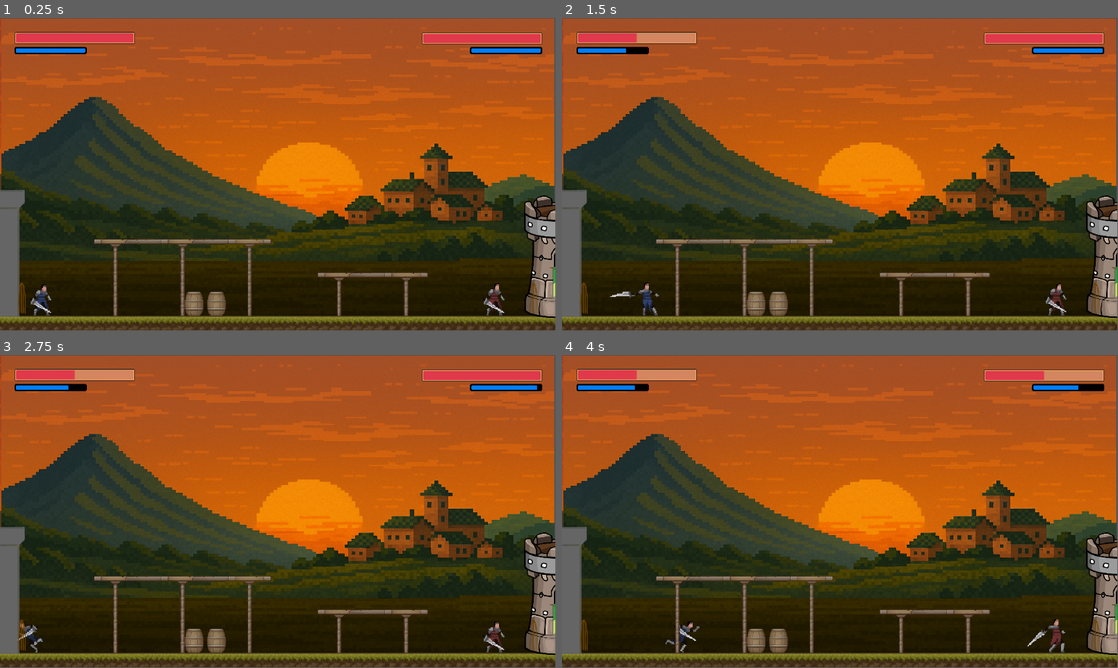
Above: before the commit, frames 1-4 (two rows, left to right).
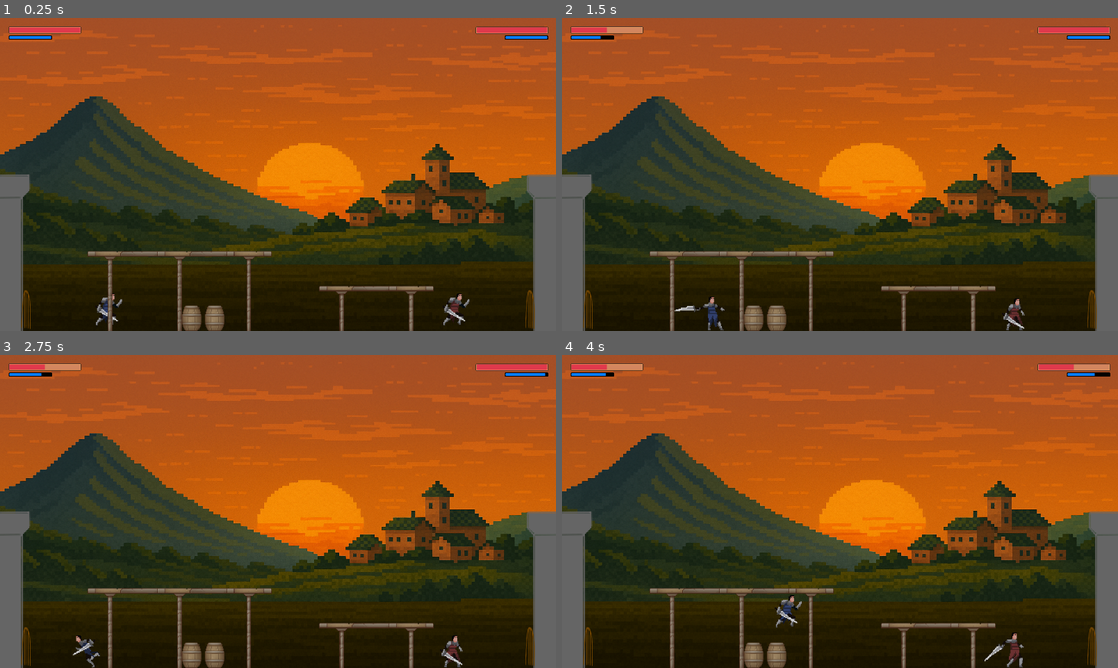
Above: after the commit, the same moments.

Repository: StandOffGameDevelopment/Standoff
Game: Godot game, scene res://Scenes/Elements/game.tscn
Two runs of this game, one before a commit and one after it. Both use one fixed random seed, a clock stepped at 60 frames per second and the inputs below.
Inputs:
- Up to frame 1 (0.25 s): no input
- Up to frame 2 (1.5 s): hold X (P1_AttackFront) 0.53-1.28 s; hold D (P1_MoveRight) from 0.53 s (still down); tap W (P1_Jump) at 0.77 s; tap V (P1_AttackHeavy) at 1.35 s
- Up to frame 3 (2.75 s): tap W (P1_Jump) at 1.52 s; release D (P1_MoveRight) at 2.03 s; hold A (P1_MoveLeft) from 2.03 s (still down); hold , (P2_AttackBack) from 2.03 s (still down)
- Up to frame 4 (4 s): release A (P1_MoveLeft) at 2.78 s; release , (P2_AttackBack) at 2.78 s; hold D (P1_MoveRight) from 2.78 s (still down); tap M (P2_AttackFront) at 2.85 s; tap W (P1_Jump) at 3.02, 3.77 s; hold . (P2_AttackHeavy) from 3.53 s (still down)
In our replay, the window is 799x449 before the commit and 800x450 after it. These sizes can differ from the game's own. Grey fills any space a smaller window leaves; there, only what the larger window draws over its background counts as a difference.

The runs differ from the first frame. In frame 1, 19% of the frame differs, in the area x 0-100%, y 0-100%; in frame 2, 19%; in frame 3, 19%; in frame 4, 19%.

Commit message:
Transitions work well and game was rescaled

Diff:
--- a/Scenes/Elements/Player1.tscn
+++ b/Scenes/Elements/Player1.tscn
@@ -265,6 +265,7 @@
 size = Vector2(23, 46)
 
 [node name="Player1" type="CharacterBody2D"]
+scale = Vector2(2.5, 2.5)
 collision_layer = 2
 collision_mask = 3
 script = ExtResource("1_n5fpy")
@@ -272,9 +273,8 @@
 [node name="AnimatedSprite2D" type="AnimatedSprite2D" parent="." groups=["player"]]
 scale = Vector2(1.2, 1.2)
 sprite_frames = SubResource("SpriteFrames_hgfcu")
-animation = &"HeavySlash"
+animation = &"Idle"
 autoplay = "Idle"
-frame = 3
 
 [node name="Collision" type="CollisionShape2D" parent="."]
 position = Vector2(1.5, 0)
--- a/Scenes/Elements/Player2.tscn
+++ b/Scenes/Elements/Player2.tscn
@@ -334,6 +334,7 @@
 size = Vector2(19.166666, 38.333332)
 
 [node name="Player2" type="CharacterBody2D"]
+scale = Vector2(2.5, 2.5)
 collision_layer = 2
 collision_mask = 3
 script = ExtResource("1_dn4j3")
@@ -341,9 +342,8 @@
 [node name="P2AnimatedSprite2D" type="AnimatedSprite2D" parent="." groups=["player"]]
 scale = Vector2(1.2, 1.2)
 sprite_frames = SubResource("SpriteFrames_oixfn")
-animation = &"HeavySlash"
+animation = &"Idle"
 autoplay = "Idle"
-frame = 3
 
 [node name="Collision" type="CollisionShape2D" parent="."]
 visible = false
--- a/Scenes/Elements/Tower.tscn
+++ b/Scenes/Elements/Tower.tscn
@@ -2,12 +2,13 @@
 
 [ext_resource type="Script" uid="uid://cxfq2w60q23d7" path="res://Scripts/tower.gd" id="1_cvrfc"]
 [ext_resource type="Texture2D" uid="uid://cxowt12e0f4ri" path="res://Assets/Buildings/tower.png" id="1_ry8d0"]
-[ext_resource type="PackedScene" uid="uid://d0gbmixtmroop" path="res://Scenes/Elements/Gate.tscn" id="2_4yjk7"]
+[ext_resource type="PackedScene" uid="uid://d0gbmixtmroop" path="res://Scenes/Elements/gate.tscn" id="2_4yjk7"]
 
 [sub_resource type="RectangleShape2D" id="RectangleShape2D_jwwul"]
-size = Vector2(10, 300)
+size = Vector2(10, 60)
 
 [node name="Tower" type="Node2D"]
+scale = Vector2(3, 3)
 script = ExtResource("1_cvrfc")
 
 [node name="Sprite2D" type="Sprite2D" parent="."]
@@ -28,10 +29,38 @@
 [node name="GateRight" parent="." instance=ExtResource("2_4yjk7")]
 position = Vector2(30, 72)
 
-[node name="TransitionDetector" type="Area2D" parent="."]
+[node name="Detector1" type="Area2D" parent="."]
+monitoring = false
 
-[node name="Shape" type="CollisionShape2D" parent="TransitionDetector"]
-position = Vector2(0, -80)
+[node name="Shape" type="CollisionShape2D" parent="Detector1"]
+position = Vector2(-70, 65)
 shape = SubResource("RectangleShape2D_jwwul")
 
-[connection signal="body_entered" from="TransitionDetector" to="." method="_on_body_entered"]
+[node name="Detector2" type="Area2D" parent="."]
+monitoring = false
+
+[node name="Shape" type="CollisionShape2D" parent="Detector2"]
+z_index = 3
+position = Vector2(-10, 65)
+shape = SubResource("RectangleShape2D_jwwul")
+
+[node name="Detector3" type="Area2D" parent="."]
+monitoring = false
+
+[node name="Shape" type="CollisionShape2D" parent="Detector3"]
+z_index = 3
+position = Vector2(10, 65)
+shape = SubResource("RectangleShape2D_jwwul")
+
+[node name="Detector4" type="Area2D" parent="."]
+monitoring = false
+
+[node name="Shape" type="CollisionShape2D" parent="Detector4"]
+z_index = 3
+position = Vector2(70, 65)
+shape = SubResource("RectangleShape2D_jwwul")
+
+[connection signal="body_entered" from="Detector1" to="." method="_on_detector1_entered"]
+[connection signal="body_entered" from="Detector2" to="." method="_on_detector2_entered"]
+[connection signal="body_entered" from="Detector3" to="." method="_on_detector3_entered"]
+[connection signal="body_entered" from="Detector4" to="." method="_on_detector4_entered"]
--- /dev/null
+++ b/Scenes/Elements/game.gd
@@ -0,0 +1,34 @@
+extends Node2D
+@onready var player1 = $Player1
+@onready var player2 = $Player2
+var closest_tower: Node2D = null
+
+func _ready():
+	pass
+
+func _on_player_2_died() -> void:
+	find_designated_tower_P1(player1)
+	closest_tower._on_passage_left_right()
+
+
+func find_designated_tower_P1(body) -> Node2D:
+	var player1_x = body.global_position.x
+	var smallest_distance = INF  # start with infinity
+
+	# Get all towers in a group called "Towers"
+	for tower in get_tree().get_nodes_in_group("Tower"):
+		if not (tower is Node2D):
+			continue
+
+		var tower_x = tower.global_position.x
+
+		# Only consider towers to the right of Player1
+		if tower_x > player1_x:
+			var distance = tower_x - player1_x
+
+			# If it's closer than what we had before, update
+			if distance < smallest_distance:
+				smallest_distance = distance
+				closest_tower = tower
+
+	return closest_tower
--- a/Scenes/Elements/game.tscn
+++ b/Scenes/Elements/game.tscn
@@ -1,5 +1,6 @@
-[gd_scene load_steps=29 format=4 uid="uid://8qawkdq3u8c0"]
-
+[gd_scene load_steps=28 format=4 uid="uid://8qawkdq3u8c0"]
+
+[ext_resource type="Script" uid="uid://ciloatweifo4t" path="res://Scenes/Elements/game.gd" id="1_tpg7m"]
 [ext_resource type="PackedScene" uid="uid://cub3lwbt8kllt" path="res://Scenes/Elements/Player2.tscn" id="2_opd45"]
 [ext_resource type="PackedScene" uid="uid://bgkbc1eu3v66" path="res://Scenes/Elements/Player1.tscn" id="3_djjig"]
 [ext_resource type="Script" uid="uid://ccmisscxyofpe" path="res://Scripts/camera_2d.gd" id="3_eoh32"]
@@ -18,18 +19,14 @@
 [ext_resource type="Script" uid="uid://5v3frsdimtp1" path="res://GUI/player_2_health_bar.gd" id="12_vnd3f"]
 [ext_resource type="Script" uid="uid://dvdwxctm4ugdy" path="res://GUI/player_2_stamina_bar.gd" id="13_aiya3"]
 [ext_resource type="PackedScene" uid="uid://ciah68p2yvkb2" path="res://Scenes/Elements/Tower.tscn" id="14_k5j0i"]
-[ext_resource type="Texture2D" uid="uid://tlu8fa6a1y1y" path="res://Assets/Buildings/Towers and Castles/1/Asset 24.png" id="19_tpg7m"]
 [ext_resource type="Texture2D" uid="uid://cut7o1ri7bn1a" path="res://Assets/Buildings/TX Village Props.png" id="20_5h5jd"]
 [ext_resource type="Texture2D" uid="uid://bs71ebrtfxhgy" path="res://Assets/Buildings/TX Tileset Ground.png" id="21_tpg7m"]
 
 [sub_resource type="RectangleShape2D" id="RectangleShape2D_wowpa"]
-size = Vector2(20, 472)
+size = Vector2(100, 1080)
 
 [sub_resource type="RectangleShape2D" id="RectangleShape2D_i6g32"]
-size = Vector2(23, 472)
-
-[sub_resource type="RectangleShape2D" id="RectangleShape2D_1phco"]
-size = Vector2(4000, 20)
+size = Vector2(100, 1080)
 
 [sub_resource type="TileSetAtlasSource" id="TileSetAtlasSource_qrmrd"]
 texture = ExtResource("21_tpg7m")
@@ -697,72 +694,68 @@
 sources/0 = SubResource("TileSetAtlasSource_tpg7m")
 
 [node name="Game" type="Node2D"]
+script = ExtResource("1_tpg7m")
 
 [node name="Player2" parent="." groups=["player"] instance=ExtResource("2_opd45")]
-position = Vector2(309, -24)
+position = Vector2(600, -100)
 collision_layer = 3
 
 [node name="Player1" parent="." groups=["player"] instance=ExtResource("3_djjig")]
-position = Vector2(-339, -25)
+position = Vector2(-600, -100)
 collision_layer = 3
 
 [node name="Camera2D" type="Camera2D" parent="."]
-position = Vector2(0, -203)
-zoom = Vector2(1.45, 1.45)
+position = Vector2(0, -540)
 script = ExtResource("3_eoh32")
 
 [node name="Backgrounds" type="Node2D" parent="."]
 
 [node name="Sprite2D" type="Sprite2D" parent="Backgrounds"]
 z_index = -4096
-position = Vector2(-1, -204.1922)
-scale = Vector2(0.516784, 0.43321833)
+position = Vector2(0, -540)
+scale = Vector2(1.25, 1.071)
 texture = ExtResource("4_5h5jd")
 
 [node name="Sprite2D2" type="Sprite2D" parent="Backgrounds"]
 z_index = -4096
-position = Vector2(794, -203.1922)
-scale = Vector2(0.516784, 0.43321836)
+position = Vector2(1920, -540)
+scale = Vector2(1.25, 1.047)
 texture = ExtResource("5_tpg7m")
 
 [node name="Sprite2D3" type="Sprite2D" parent="Backgrounds"]
 z_index = -4096
-position = Vector2(-792, -204.69218)
-scale = Vector2(0.516784, 0.43419495)
+position = Vector2(-1920, -540)
+scale = Vector2(1.25, 1.049)
 texture = ExtResource("6_qrmrd")
 
 [node name="Sprite2D4" type="Sprite2D" parent="Backgrounds"]
 z_index = -4096
-position = Vector2(-1584, -204.1922)
-scale = Vector2(0.516784, 0.43712455)
+position = Vector2(-3840, -540)
+scale = Vector2(1.25, 1.057)
 texture = ExtResource("7_ya50b")
 
 [node name="Sprite2D5" type="Sprite2D" parent="Backgrounds"]
 z_index = -4096
-position = Vector2(1588, -201.69217)
-scale = Vector2(0.516784, 0.4322418)
+position = Vector2(3840, -540)
+scale = Vector2(1.25, 1.044)
 texture = ExtResource("8_ys3wi")
 
 [node name="AudioStreamPlayer" type="AudioStreamPlayer" parent="."]
 stream = ExtResource("5_w5dpc")
-volume_db = -10.0
+volume_db = -20.0
 autoplay = true
 parameters/looping = true
 
-[node name="StaticBody2D" type="StaticBody2D" parent="."]
+[node name="Borders" type="StaticBody2D" parent="."]
 collision_mask = 2
 
-[node name="Left Wall" type="CollisionShape2D" parent="StaticBody2D"]
-position = Vector2(-1981, -151)
+[node name="Left Border" type="CollisionShape2D" parent="Borders"]
+position = Vector2(-4800, -540)
 shape = SubResource("RectangleShape2D_wowpa")
 
-[node name="Right Wall" type="CollisionShape2D" parent="StaticBody2D"]
-position = Vector2(1984, -137)
+[node name="Right Border" type="CollisionShape2D" parent="Borders"]
+position = Vector2(4800, -540)
 shape = SubResource("RectangleShape2D_i6g32")
-
-[node name="Floor" type="CollisionShape2D" parent="StaticBody2D"]
-position = Vector2(0, 10)
-shape = SubResource("RectangleShape2D_1phco")
 
 [node name="CanvasLayer" type="CanvasLayer" parent="."]
 
@@ -837,34 +830,20 @@
 
 [node name="Towers" type="Node2D" parent="."]
 
-[node name="Tower Left 2" parent="Towers" instance=ExtResource("14_k5j0i")]
-position = Vector2(-1188, -94)
-
-[node name="GateRight" parent="Towers/Tower Left 2" index="3" groups=["RightGate"]]
-
-[node name="Tower Left 1" parent="Towers" instance=ExtResource("14_k5j0i")]
-position = Vector2(-396, -94)
-
-[node name="GateRight" parent="Towers/Tower Left 1" index="3" groups=["RightGate"]]
-
-[node name="Tower Right 1" parent="Towers" groups=["RightTower"] instance=ExtResource("14_k5j0i")]
-position = Vector2(396, -94)
-
-[node name="Sprite2D" parent="Towers/Tower Right 1" index="0"]
-position = Vector2(5.9999924, 8.999985)
-scale = Vector2(0.37358493, 0.37358496)
-texture = ExtResource("19_tpg7m")
-
-[node name="GateRight" parent="Towers/Tower Right 1" index="3" groups=["RightGate"]]
-
-[node name="Tower Right 2" parent="Towers" groups=["RightTower"] instance=ExtResource("14_k5j0i")]
-position = Vector2(1190, -93)
-
-[node name="GateRight" parent="Towers/Tower Right 2" index="3" groups=["RightGate"]]
-
-[node name="Objects" type="Node2D" parent="."]
+[node name="Tower Left 2" parent="Towers" groups=["Tower"] instance=ExtResource("14_k5j0i")]
+position = Vector2(-2880, -280)
+
+[node name="Tower Left 1" parent="Towers" groups=["Tower"] instance=ExtResource("14_k5j0i")]
+position = Vector2(-960, -280)
+
+[node name="Tower Right 1" parent="Towers" groups=["Tower"] instance=ExtResource("14_k5j0i")]
+position = Vector2(960, -280)
+
+[node name="Tower Right 2" parent="Towers" groups=["Tower"] instance=ExtResource("14_k5j0i")]
+position = Vector2(2880, -280)
 
 [node name="TileMap Layers" type="Node2D" parent="."]
+scale = Vector2(2.5, 2.5)
 
 [node name="TileMapLayer" type="TileMapLayer" parent="TileMap Layers"]
 tile_map_data = PackedByteArray("AADn/wAAAAAWAAYAAADo/wAAAAAWAAYAAADp/wAAAAAWAAYAAADq/wAAAAAWAAYAAADr/wAAAAAWAAYAAADs/w …(11920 unchanged characters)…
@@ -874,12 +853,12 @@
 tile_map_data = PackedByteArray("AAD6//f/AAArAB0AAAD6//3/AAArACMAAAD6//7/AAAMAAEAAAD6////AAArACUAAAD7//f/AAAsAB0AAAD7// …(1232 unchanged characters)…
 tile_set = SubResource("TileSet_qrmrd")
 
-[connection signal="player_entered" from="Towers/Tower Left 2" to="Camera2D" method="_on_tower_entered"]
-[connection signal="player_entered" from="Towers/Tower Left 1" to="Camera2D" method="_on_tower_entered"]
-[connection signal="player_entered" from="Towers/Tower Right 1" to="Camera2D" method="_on_tower_entered"]
-[connection signal="player_entered" from="Towers/Tower Right 2" to="Camera2D" method="_on_tower_entered"]
-
-[editable path="Towers/Tower Left 2"]
-[editable path="Towers/Tower Left 1"]
-[editable path="Towers/Tower Right 1"]
-[editable path="Towers/Tower Right 2"]
+[connection signal="died" from="Player2" to="." method="_on_player_2_died"]
+[connection signal="move_camera_left" from="Towers/Tower Left 2" to="Camera2D" method="_move_left"]
+[connection signal="move_camera_right" from="Towers/Tower Left 2" to="Camera2D" method="_move_right"]
+[connection signal="move_camera_left" from="Towers/Tower Left 1" to="Camera2D" method="_move_left"]
+[connection signal="move_camera_right" from="Towers/Tower Left 1" to="Camera2D" method="_move_right"]
+[connection signal="move_camera_left" from="Towers/Tower Right 1" to="Camera2D" method="_move_left"]
+[connection signal="move_camera_right" from="Towers/Tower Right 1" to="Camera2D" method="_move_right"]
+[connection signal="move_camera_left" from="Towers/Tower Right 2" to="Camera2D" method="_move_left"]
+[connection signal="move_camera_right" from="Towers/Tower Right 2" to="Camera2D" method="_move_right"]
--- a/Scripts/camera_2d.gd
+++ b/Scripts/camera_2d.gd
@@ -1,15 +1,16 @@
 extends Camera2D
 
 
-func _on_tower_entered(direction: String) -> void:
-	if direction == "left":
-		print("Player entered from the left")
-		_transition_camera_to(Vector2(self.position.x + 793, self.position.y))
-	if direction == "right":
-		print("Player entered from the right")
-		_transition_camera_to(Vector2(self.position.x - 793, self.position.y))
+func _move_left() -> void:
+	print("Camera moving left")
+	_move_camera_to(Vector2(self.position.x - 1920, self.position.y))
 
 
-func _transition_camera_to(target: Vector2) -> void:
+func _move_right() -> void:
+	print("Camera moving right")
+	_move_camera_to(Vector2(self.position.x + 1920, self.position.y))
+
+
+func _move_camera_to(target: Vector2) -> void:
 	var tween = create_tween()
 	tween.tween_property(self, "position", target, 1.0).set_trans(Tween.TRANS_SINE).set_ease(Tween.EASE_IN_OUT)
--- a/Scripts/gate.gd
+++ b/Scripts/gate.gd
@@ -2,33 +2,18 @@
 
 @onready var sprite: Sprite2D = $Sprite2D
 @onready var body: StaticBody2D = $StaticBody2D
-@onready var timer: Timer = $Timer
 
-# Adjust as needed
-const MOVE_DISTANCE := -50      # how far the gate moves up (negative = up)
-const MOVE_SPEED := 100.0       # pixels per second
 
-var opening := false
-var target_y := 0.0
+const MOVE_DISTANCE := 150    # how far the gate moves
+const OPEN_SPEED := 100.0    # in pixels per second
+const CLOSE_SPEED := 400.0   # in pixels per second
 
-func _ready():
-	target_y = global_position.y + MOVE_DISTANCE
-	#timer.wait_time = 5.0
-	#timer.one_shot = true
-	#timer.start()
-	#timer.timeout.connect(_on_timeout)
-#func _on_timeout():
-	#opening = true
 
-func open_gate():
-	opening = true
+func open():
+	global_position.y -= MOVE_DISTANCE;
+	#global_position.y = move_toward(global_position.y, global_position.y - MOVE_DISTANCE, OPEN_SPEED * delta)
 
-func _process(delta: float):
 
-	if opening:
-		# Move gate upward
-		global_position.y = move_toward(global_position.y, target_y, MOVE_SPEED * delta)
-
-		# When it reaches target → disable collision so fighters can pass
-		if is_equal_approx(global_position.y, target_y):
-			opening = false
+func close():
+	global_position.y += MOVE_DISTANCE;
+	#global_position.y = move_toward(global_position.y, global_position.y + MOVE_DISTANCE, CLOSE_SPEED * delta)
--- a/Scripts/player_1.gd
+++ b/Scripts/player_1.gd
@@ -9,8 +9,8 @@
 
 
 # --- Movement constants ---
-const SPEED := 160.0
-const JUMP_VELOCITY := -400.0
+const SPEED := 400.0
+const JUMP_VELOCITY := -700.0
 
 @onready var p1_sprite: AnimatedSprite2D = $AnimatedSprite2D
 @onready var hit_front: Hitbox2D = $Hitbox/FrontSlash
--- a/Scripts/player_2.gd
+++ b/Scripts/player_2.gd
@@ -23,8 +23,8 @@
 
 
 # --- Movement constants ---
-const SPEED := 160.0
-const JUMP_VELOCITY := -400.0
+const SPEED := 400.0
+const JUMP_VELOCITY := -700.0
 
 
 # --- Cost of every move that consumes stamina ---
@@ -307,11 +307,12 @@
 	if is_dead:
 		return
 	is_dead = true
+	emit_signal("died")
+
 
 	# Play death once
 	if is_instance_valid(animated_sprite):
 		animated_sprite.play("Death")
-	get_tree().call_group("RightTower", "open_gate")
 
 
 	## Stop combat interactions immediately
--- a/Scripts/tower.gd
+++ b/Scripts/tower.gd
@@ -1,17 +1,58 @@
 extends Node2D
 
-signal player_entered(direction: String)
+signal move_camera_left()
+signal move_camera_right()
 
-func _on_body_entered(body):
+func _ready():
+	$Detector1.monitoring = false
+	$Detector2.monitoring = false
+	$Detector3.monitoring = false
+	$Detector4.monitoring = false
+
+
+func _on_passage_left_right():
+	print("Passage left right")
+	$GateLeft.open()
+	$GateRight.open()
+	$Detector3.monitoring = true
+	$Detector4.monitoring = true
+
+
+func _on_passage_right_left():
+	print("Passage right left")
+	$GateLeft.open()
+	$GateRight.open()
+	$Detector1.monitoring = true
+	$Detector2.monitoring = true
+
+
+func _on_detector1_entered(body):
 	if body.is_in_group("player"):
-		var direction
-		if body.position.x < global_position.x:
-			direction = "left"
-		else: direction = "right"
-		print("Player entered" + direction)
-		player_entered.emit(direction)
+		print("Detector 1 entered")
+		$Detector1.set_deferred("monitoring", false)
+		$GateLeft.close()
+		#respawn dead player
 
-func open_gate():
-	for gate in get_children():
-		if gate.has_method("open_gate"):
-			gate.open_gate()
+
+func _on_detector2_entered(body):
+	if body.is_in_group("player"):
+		print("Detector 2 entered")
+		$Detector2.set_deferred("monitoring", false)
+		$GateRight.close()
+		emit_signal("move_camera_left")
+
+
+func _on_detector3_entered(body):
+	if body.is_in_group("player"):
+		print("Detector 3 entered")
+		$Detector3.set_deferred("monitoring", false)
+		$GateLeft.close()
+		emit_signal("move_camera_right")
+
+
+func _on_detector4_entered(body):
+	if body.is_in_group("player"):
+		print("Detector 4 entered")
+		$Detector4.set_deferred("monitoring", false)
+		$GateRight.close()
+		#respawn dead player
--- a/project.godot
+++ b/project.godot
@@ -17,11 +17,16 @@
 
 [display]
 
+window/size/viewport_width=1920
+window/size/viewport_height=1080
 window/size/mode=1
+window/stretch/mode="viewport"
+window/stretch/scale_mode="integer"
 
 [global_group]
 
 player=""
+Tower=""
 
 [input]
 
Not shown, added: Scenes/Elements/game.gd.uid
